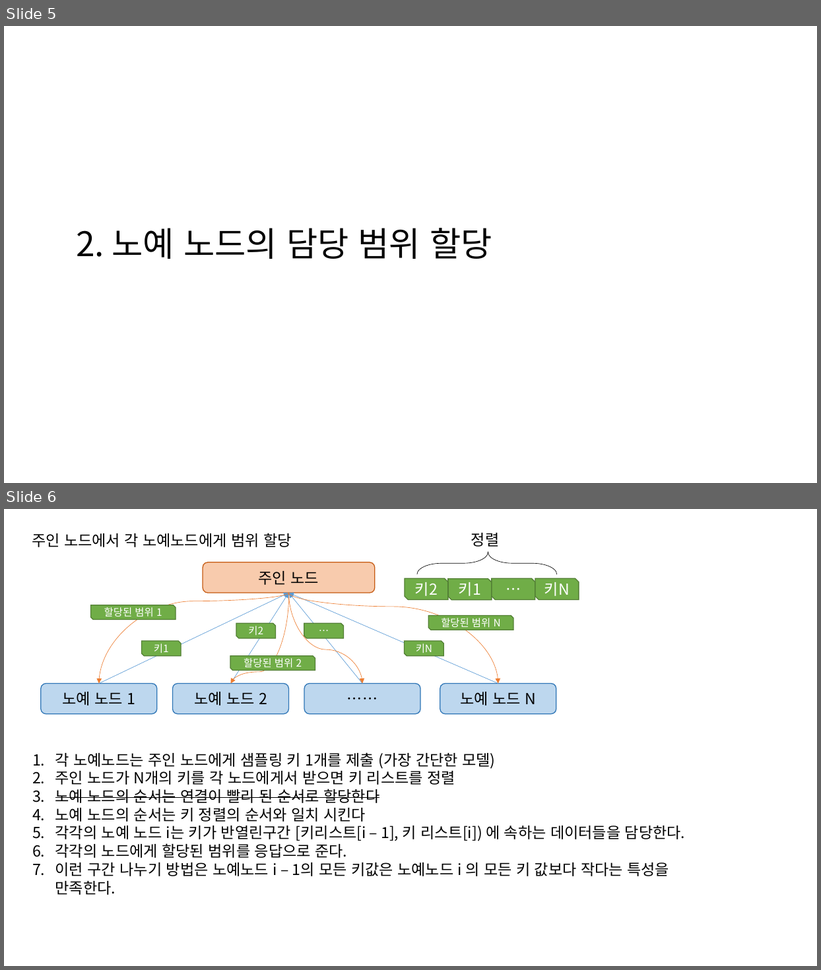
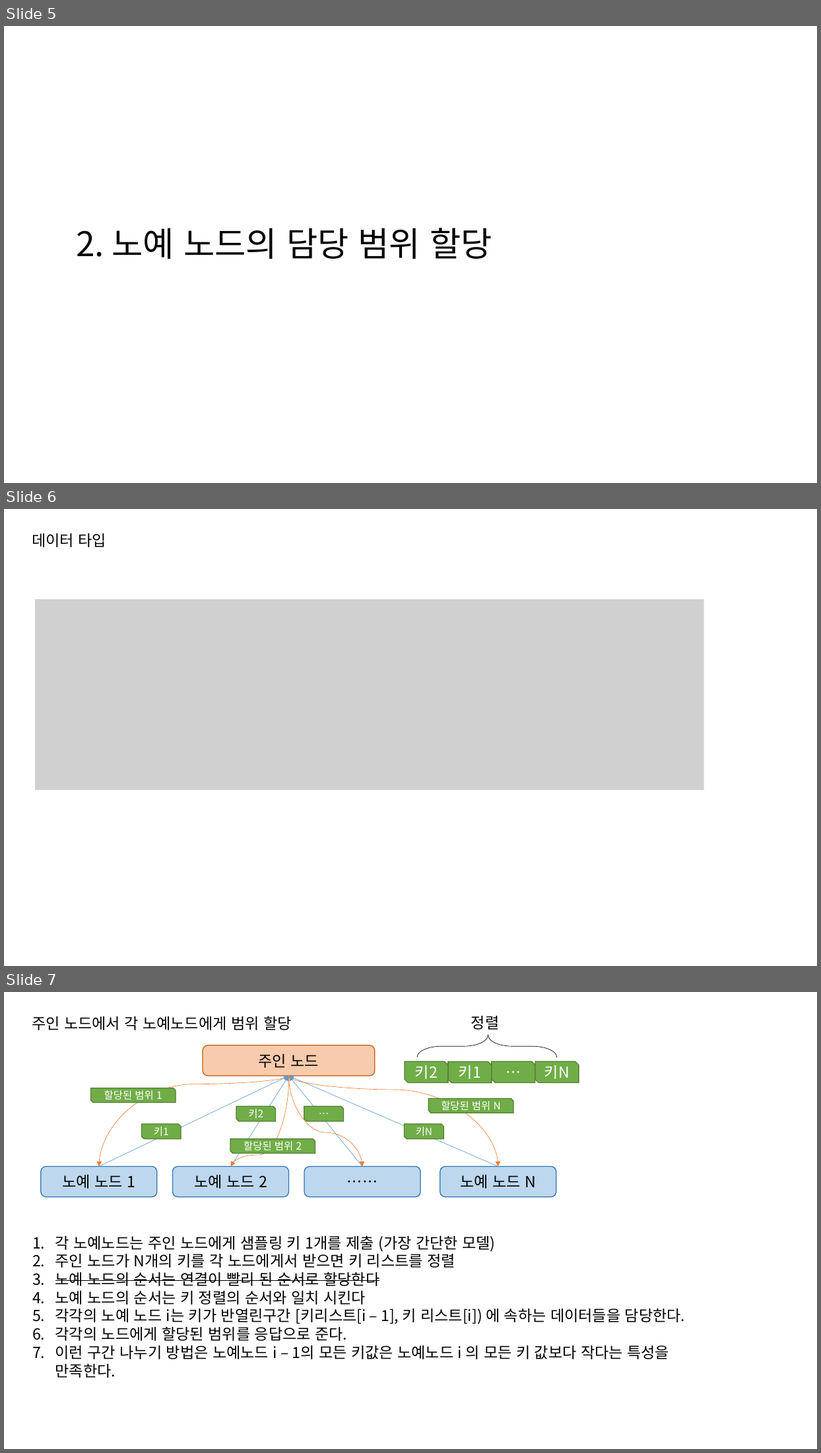
Before and after one commit to HoOngEe/cs434-doc, a slide deck: Design.pptx. Shown one above the other, each under a label of ours: slides 5 and 6 before the commit, slides 5, 6 and 7 after it. The pictures are 821x970 and 821x1453 pixels, drawn with LibreOffice and Linux fonts; fonts in the diff are those of the drawing; grey boxes stand for pictures. Boxes give left, top, right and bottom in pixels: in the first picture for what was removed or moved away, otherwise in the second. Text is boxed around its words. In the diff, an @@ line names an element or a change of style, - is before the commit and + after.

Commit message:
Design key type for data sorting

```diff
--- a/Design.pptx
+++ b/Design.pptx
@@ slide 6 added at (4,509,817,966), background #FFFFFF @@
@@ text added at (32,533,106,547), 18 pt, text #000000 @@
+데이터 타입
@@ picture added at (35,599,704,790) @@
@@ what was slide 6 is now slide 7 @@
```
